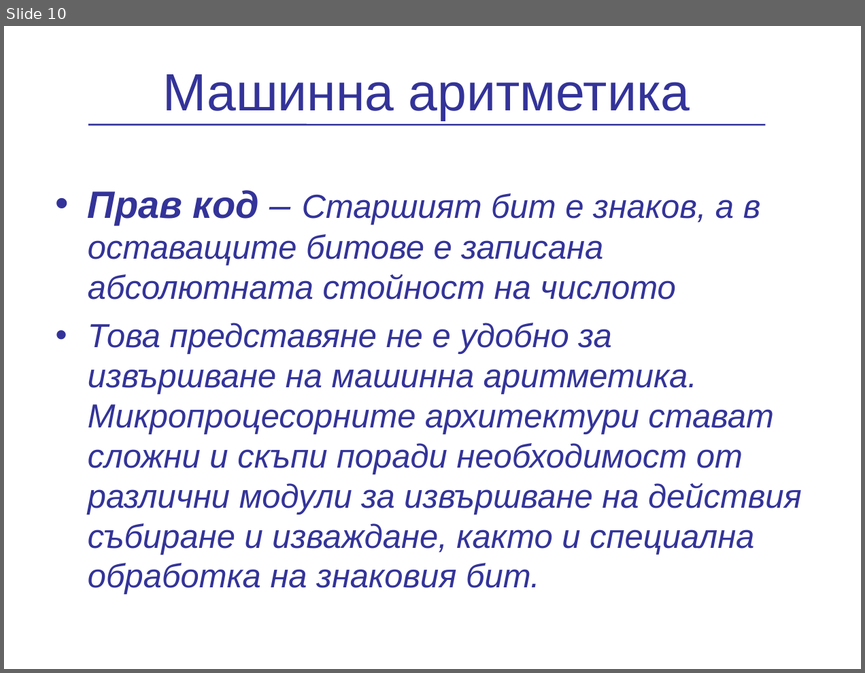
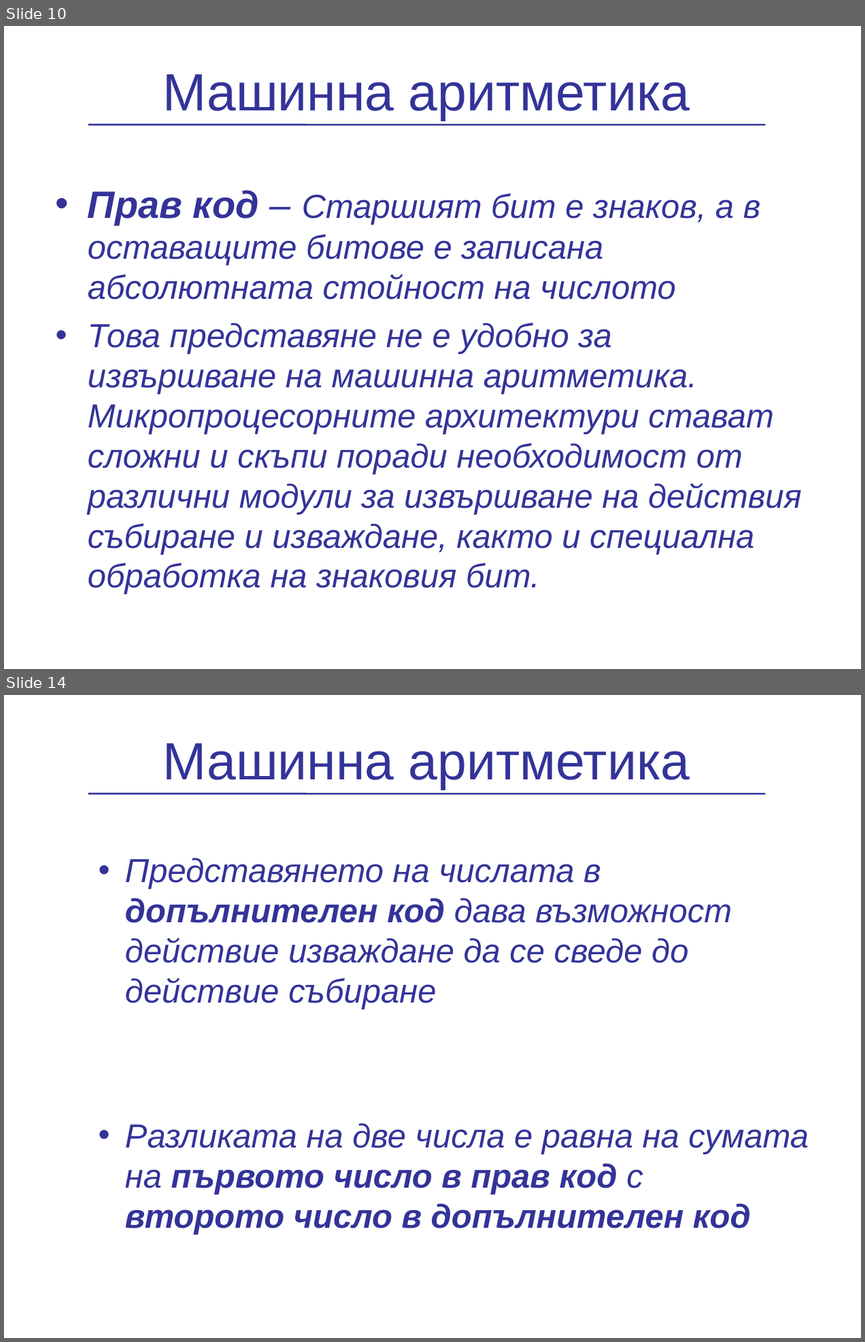
Before and after one commit to vpeevski/academy, a slide deck: Presentations/NumericalSystems/PredstavqneNaChislata.ppt. Shown one above the other, each under a label of ours: slide 10 before the commit, slides 10 and 14 after it; the slides between them are not shown. The pictures are 865x673 and 865x1342 pixels, drawn with LibreOffice and Linux fonts; fonts in the diff are those of the drawing; background and template pictures are left out. Boxes give left, top, right and bottom in pixels: in the first picture for what was removed or moved away, otherwise in the second. Text is boxed around its words. In the diff, an @@ line names an element or a change of style, - is before the commit and + after.

```diff
--- a/Presentations/NumericalSystems/PredstavqneNaChislata.ppt
+++ b/Presentations/NumericalSystems/PredstavqneNaChislata.ppt
@@ slide 14 added at (4, 695, 861, 1338), background picture (left out) @@
@@ title added at (162, 743, 689, 790), 44 pt, text #333399 @@
+Машинна аритметика
@@ line added from (88, 794) to (765, 794), #333399 1.5 pt @@
@@ text added at (125, 858, 808, 1234), 28 pt, text #333399, italic @@
+  • Представянето на числата в допълнителен код дава възможност действие изваждане да се сведе до действие събиране
+  • Разликата на две числа е равна на сумата на първото число в прав код с второто число в допълнителен код
```
Also in this commit, not shown: 3 slides changed, 2 other slides added.
